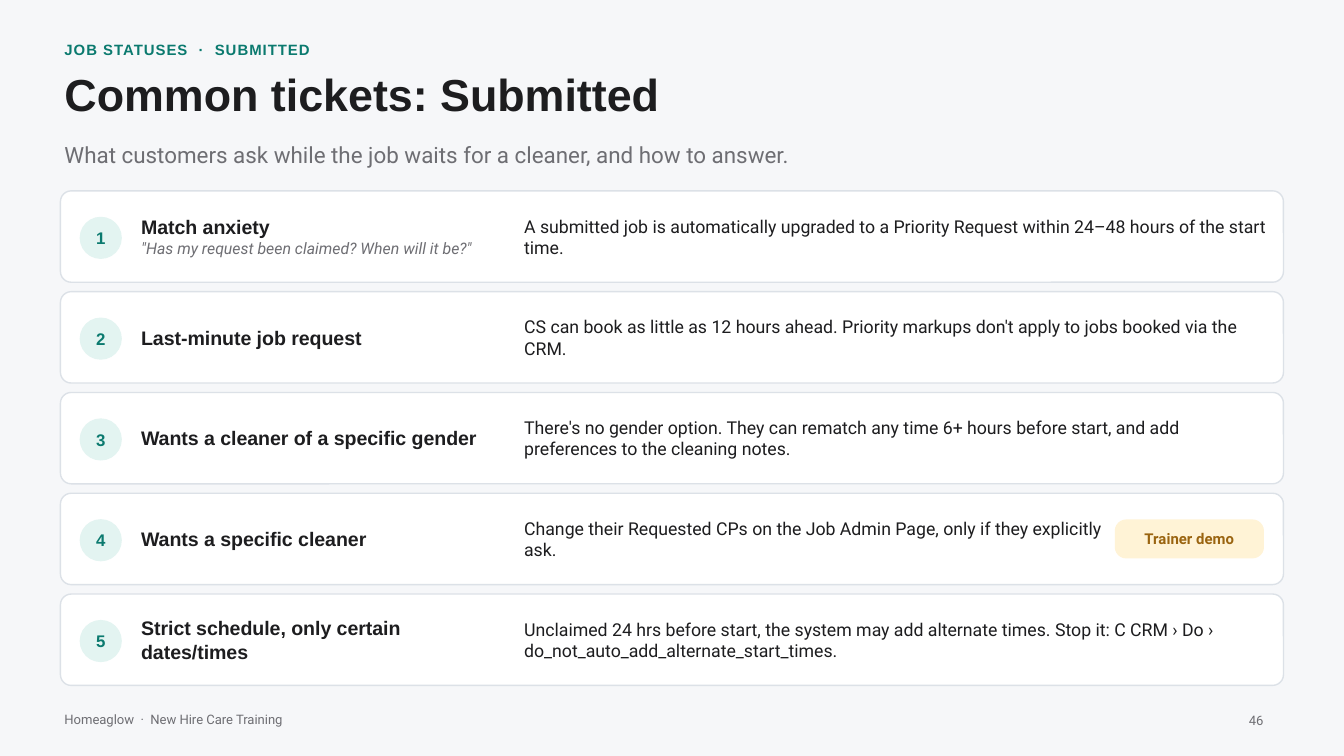
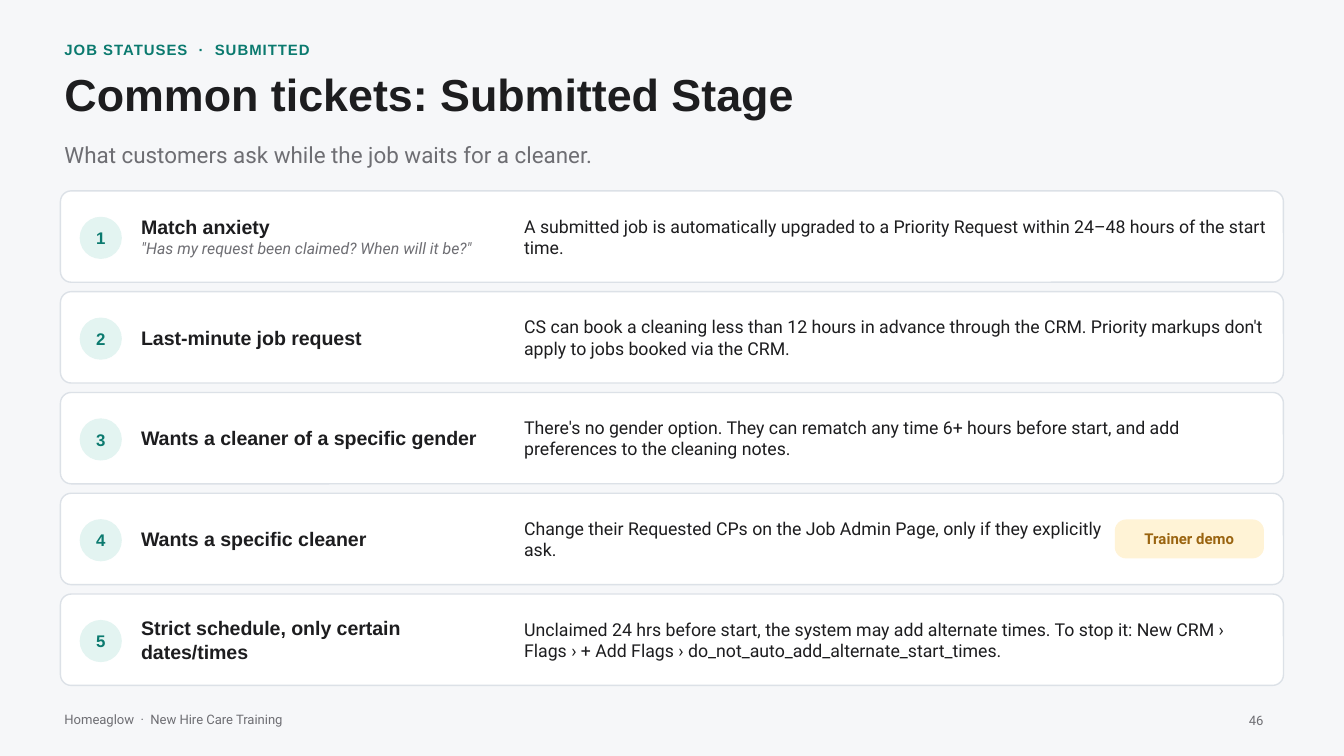
Before and after one commit to anjulimichelle/training, a slide deck: slide 46 of cleaner-foundations/cleaner-foundations-cp-crm.pptx. Drawn at 1344x756 pixels with LibreOffice and Linux fonts; fonts in the diff are those of the drawing. Boxes give left, top, right and bottom in pixels: in the first picture for what was removed or moved away, otherwise in the second. Text is boxed around its words. In the diff, an @@ line names an element or a change of style, - is before the commit and + after.

```diff
--- a/cleaner-foundations/cleaner-foundations-cp-crm.pptx
+++ b/cleaner-foundations/cleaner-foundations-cp-crm.pptx
@@ text at (64,78,793,120): text changed @@
-Common tickets: Submitted
+Common tickets: Submitted Stage
@@ text at (64,146,592,168): text changed @@
-What customers ask while the job waits for a cleaner, and how to answer.
+What customers ask while the job waits for a cleaner.
@@ text at (524,319,1263,359): text changed @@
-CS can book as little as 12 hours ahead. Priority markups don't apply to jobs booked via the CRM.
+CS can book a cleaning less than 12 hours in advance through the CRM. Priority markups don't apply to jobs booked via the CRM.
@@ text at (524,622,1214,661): text changed @@
-Unclaimed 24 hrs before start, the system may add alternate times. Stop it: C CRM › Do › do_not_auto_add_alternate_start_times.
+Unclaimed 24 hrs before start, the system may add alternate times. To stop it: New CRM › Flags › + Add Flags › do_not_auto_add_alternate_start_times.
```
Also in this commit, not shown: 1 slide added, 1 other file.
